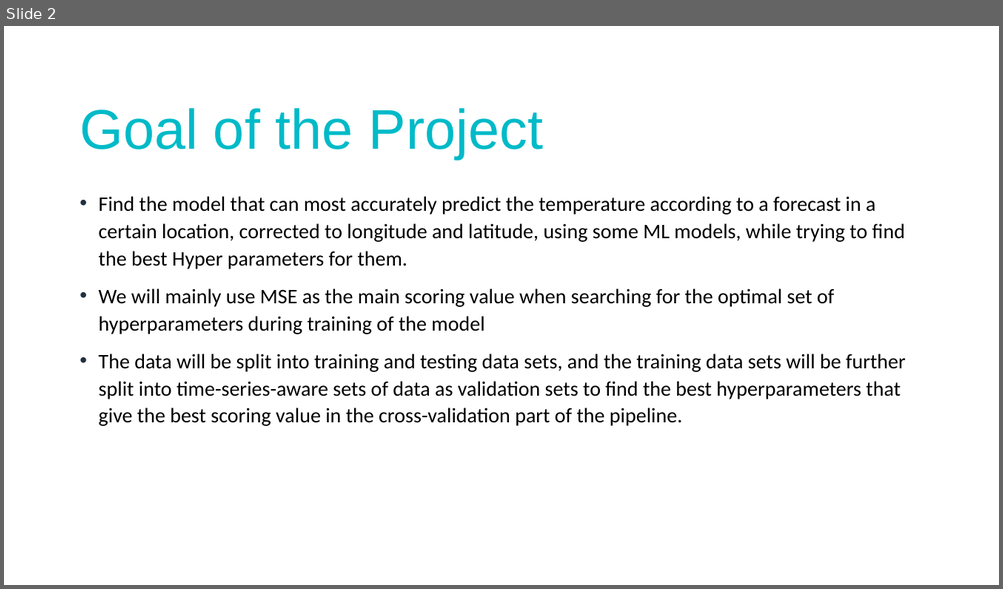
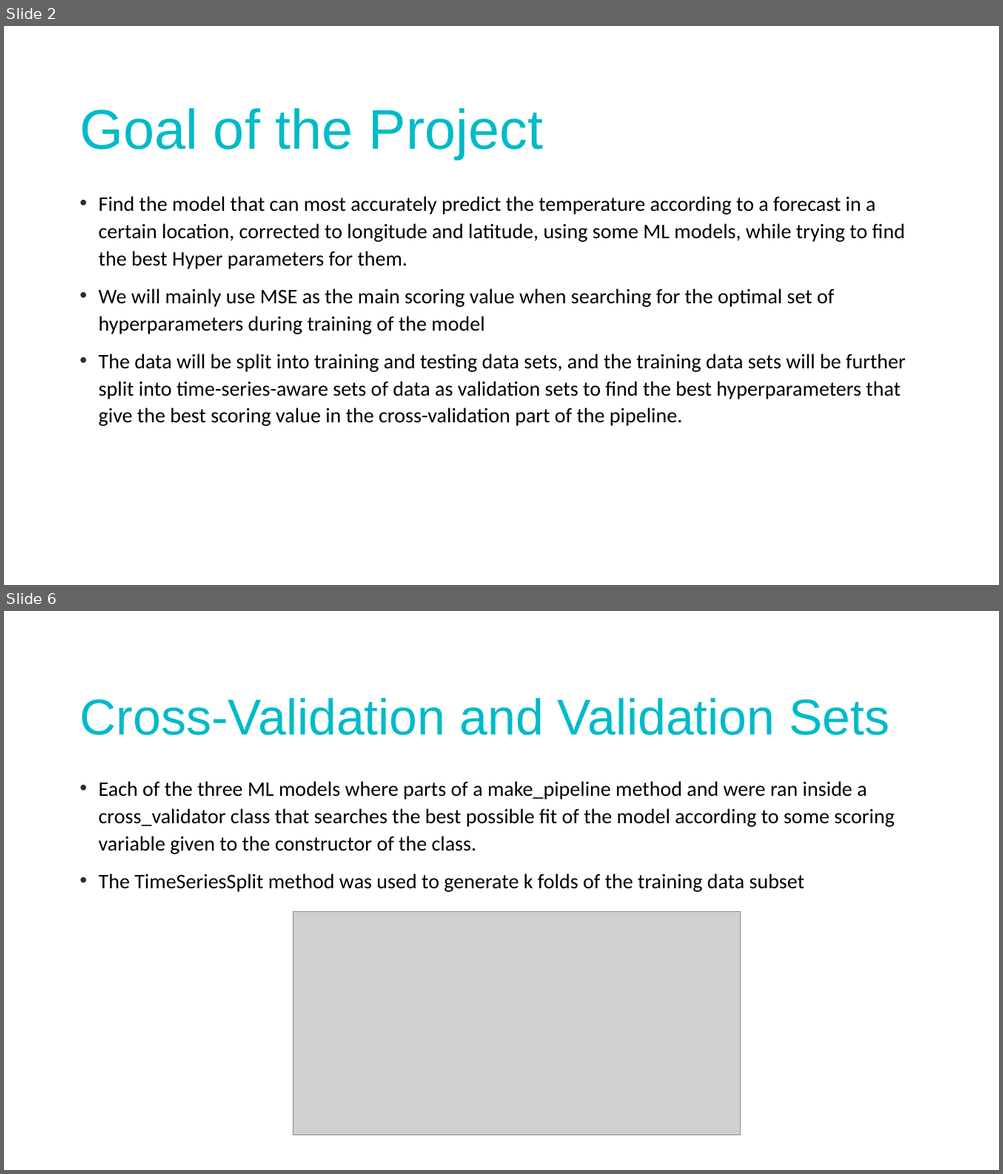
Before and after one commit to amajdalawi/TAIProject, a slide deck: Weather Forecasting Project.pptx. Shown one above the other, each under a label of ours: slide 2 before the commit, slides 2 and 6 after it; the slides between them are not shown. The pictures are 1003x589 and 1003x1174 pixels, drawn with LibreOffice and Linux fonts; fonts in the diff are those of the drawing; grey boxes stand for pictures. Boxes give left, top, right and bottom in pixels: in the first picture for what was removed or moved away, otherwise in the second. Text is boxed around its words. In the diff, an @@ line names an element or a change of style, - is before the commit and + after.

Commit message:
added more slides

```diff
--- a/Weather Forecasting Project.pptx
+++ b/Weather Forecasting Project.pptx
@@ slide 6 added at (4, 611, 999, 1170), background #FFFFFF @@
@@ title added at (79, 698, 889, 735), 48.6 pt, text gradient #00BAC8 to #203040 @@
+Cross-Validation and Validation Sets
@@ text added at (99, 781, 893, 892), 20 pt, text #000000 @@
+• Each of the three ML models where parts of a make_pipeline method and were ran inside a cross_validator class that searches the best possible fit of the model according to some scoring variable given to the constructor of the class.
+• The TimeSeriesSplit method was used to generate k folds of the training data subset
@@ picture added at (293, 911, 740, 1136) @@
```
Also in this commit, not shown: 2 slides changed, 3 other slides added, 1 other file.
